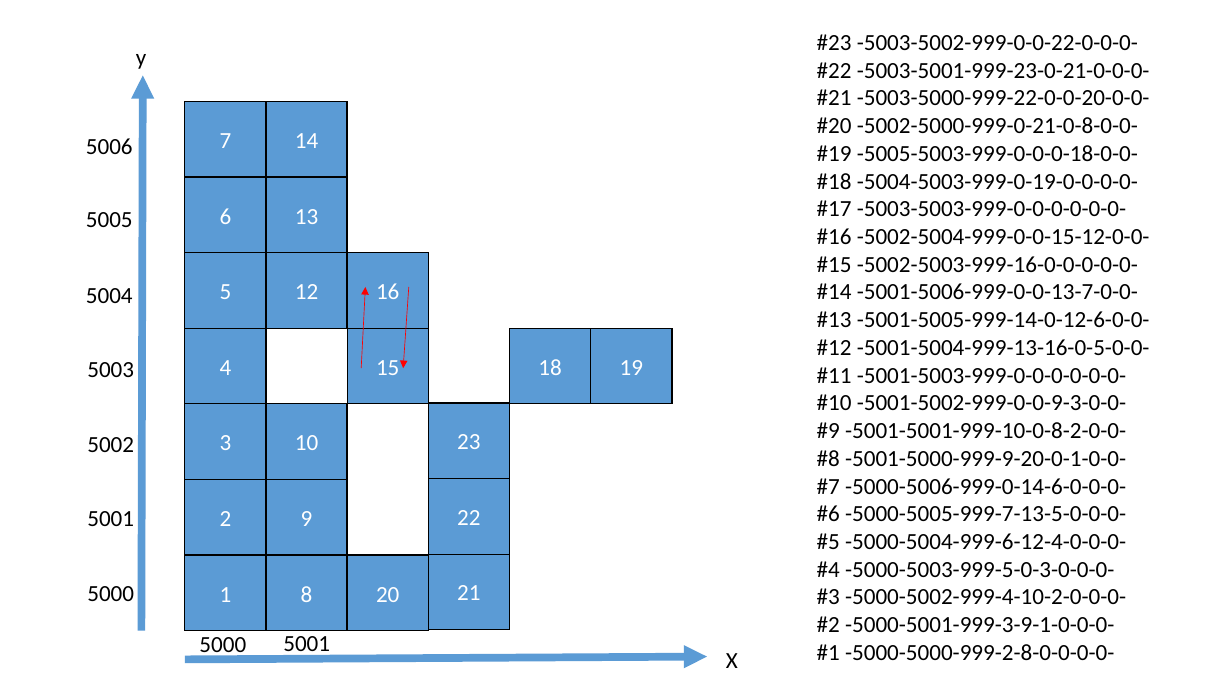
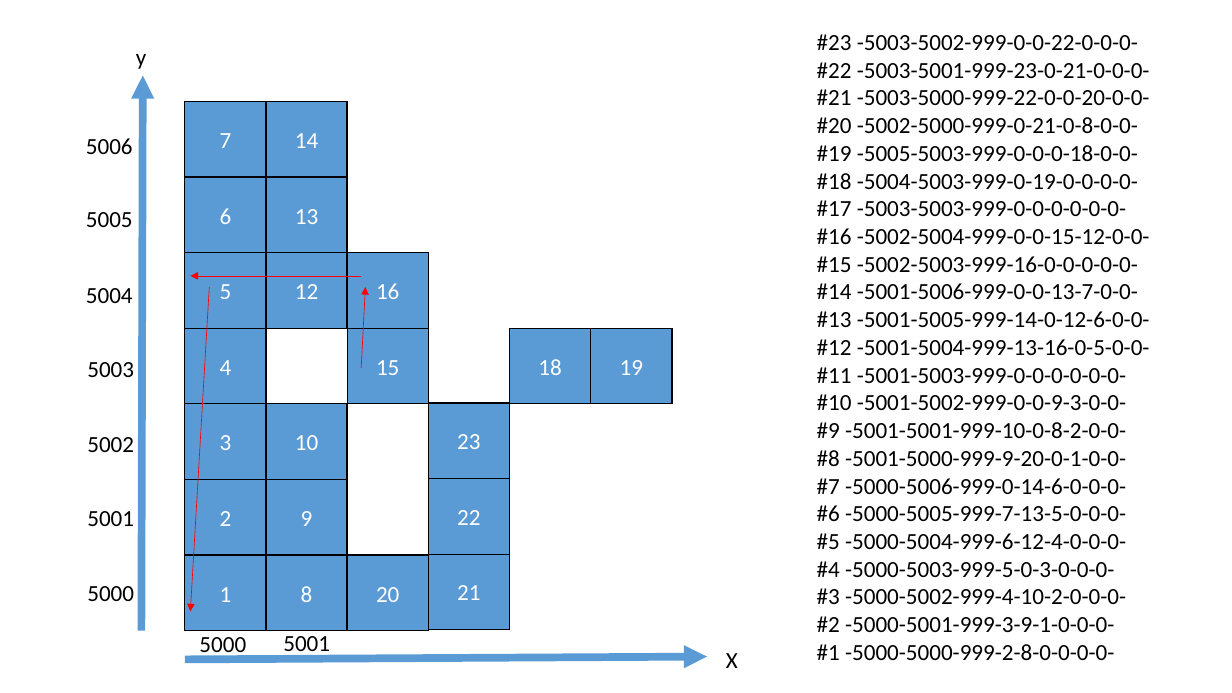
Before and after one commit to mskhrk/nttu_smartCar, a slide deck: slide 4 of document/運作流程圖.pptx. Drawn at 1232x693 pixels with LibreOffice and Linux fonts; fonts in the diff are those of the drawing. Boxes give left, top, right and bottom in pixels: in the first picture for what was removed or moved away, otherwise in the second. Text is boxed around its words. In the diff, an @@ line names an element or a change of style, - is before the commit and + after.

```diff
--- a/document/運作流程圖.pptx
+++ b/document/運作流程圖.pptx
@@ arrow moved from (409, 287) - (403, 368) to (361, 276) - (190, 276) @@
@@ arrow added from (210, 287) to (190, 612), #FF0000 0.5 pt @@
```
Also in this commit, not shown: 1 other slide changed, 8 other files.
